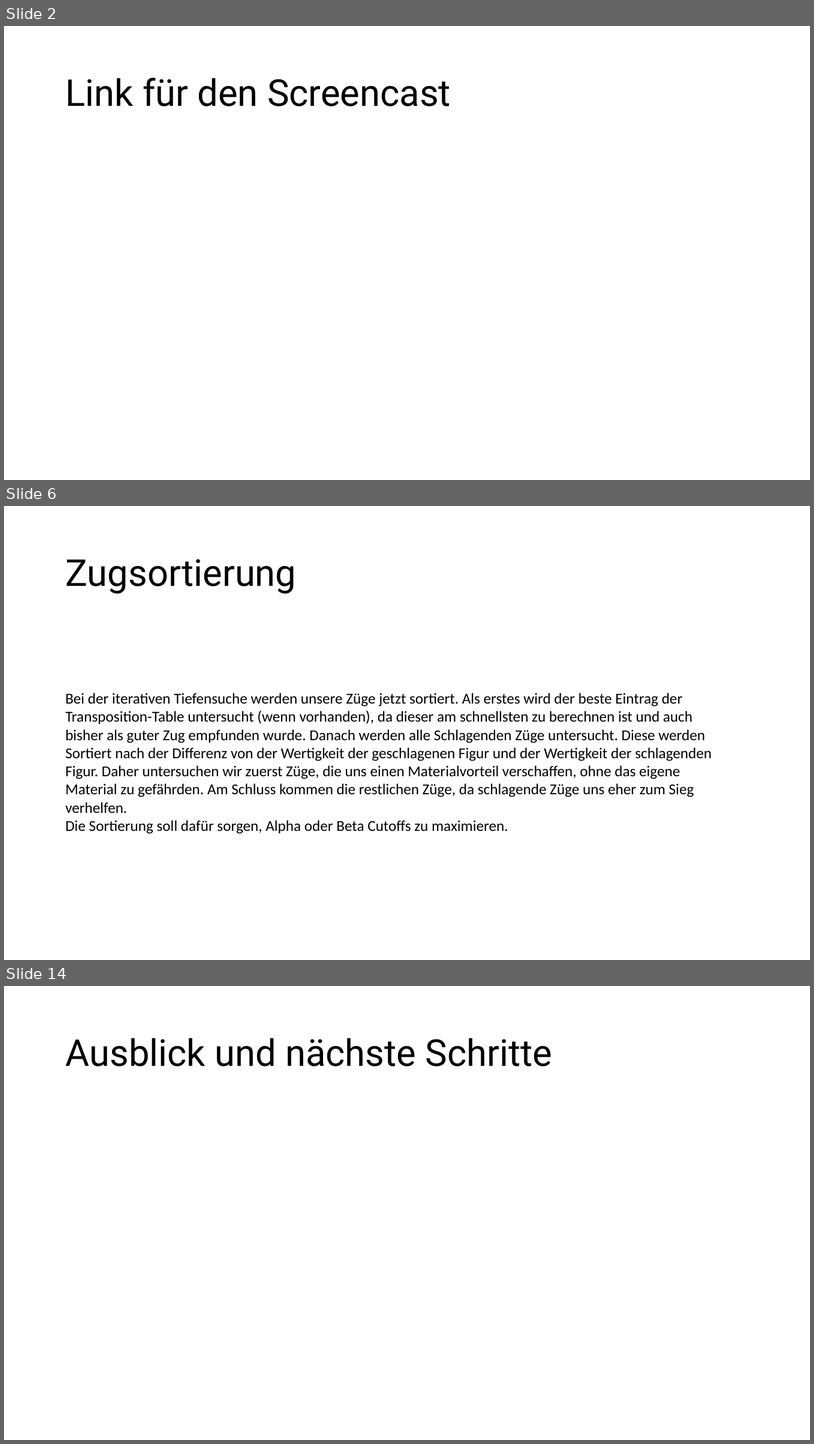
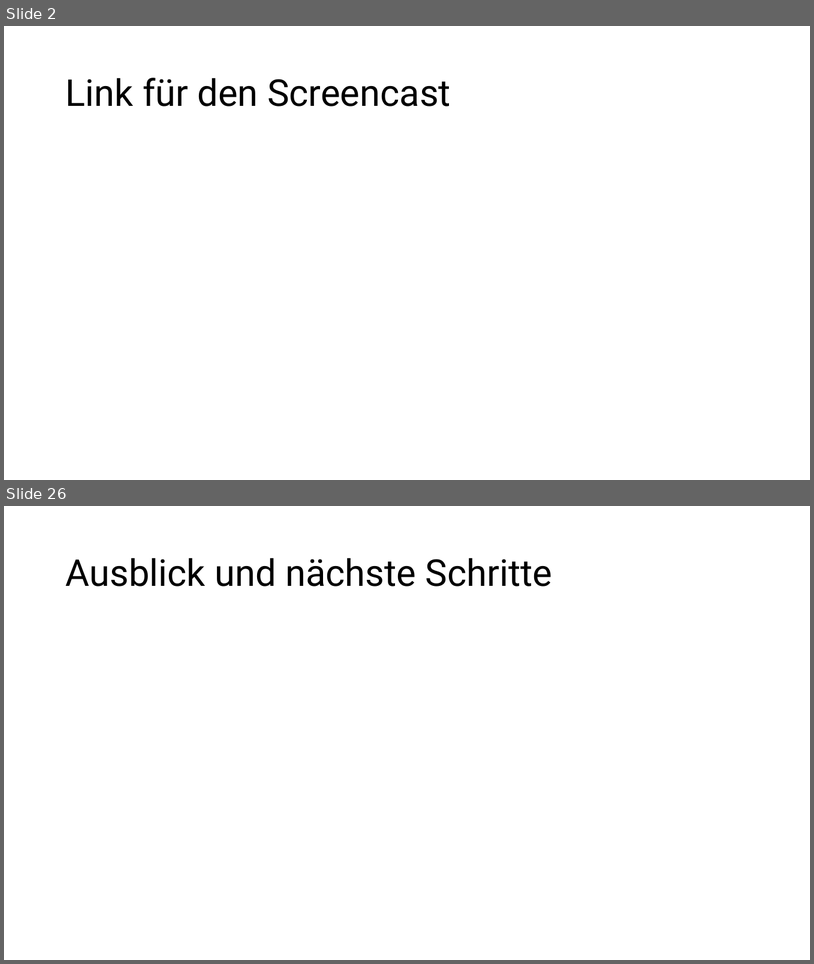
Before and after one commit to patrickzda/chess_engine, a slide deck: presentations/PJ_KI_MST3.pptx. Shown one above the other, each under a label of ours: slides 2, 6 and 14 before the commit, slides 2 and 26 after it; the slides between them are not shown. The pictures are 814x1444 and 814x964 pixels, drawn with LibreOffice and Linux fonts; fonts in the diff are those of the drawing. Boxes give left, top, right and bottom in pixels: in the first picture for what was removed or moved away, otherwise in the second. Text is boxed around its words. In the diff, an @@ line names an element or a change of style, - is before the commit and + after.

```diff
--- a/presentations/PJ_KI_MST3.pptx
+++ b/presentations/PJ_KI_MST3.pptx
@@ slide 6 removed at <box>4,506,810,960</box>, background #FFFFFF @@
@@ title removed at <box>65,559,296,594</box> @@
-Zugsortierung
@@ text removed at <box>65,693,712,834</box> @@
-Bei der iterativen Tiefensuche werden unsere Züge jetzt sortiert. Als erstes wird der beste Eintrag der
-Transposition-Table untersucht (wenn vorhanden), da dieser am schnellsten zu berechnen ist und auch
-bisher als guter Zug empfunden wurde. Danach werden alle Schlagenden Züge untersucht. Diese werden
-Sortiert nach der Differenz von der Wertigkeit der geschlagenen Figur und der Wertigkeit der schlagenden
-Figur. Daher untersuchen wir zuerst Züge, die uns einen Materialvorteil verschaffen, ohne das eigene
-Material zu gefährden. Am Schluss kommen die restlichen Züge, da schlagende Züge uns eher zum Sieg
-verhelfen.
-Die Sortierung soll dafür sorgen, Alpha oder Beta Cutoffs zu maximieren.
@@ what was slide 14 is now slide 26 @@
```
Also in this commit, not shown: 3 slides changed, 20 slides added, 7 other slides removed.
